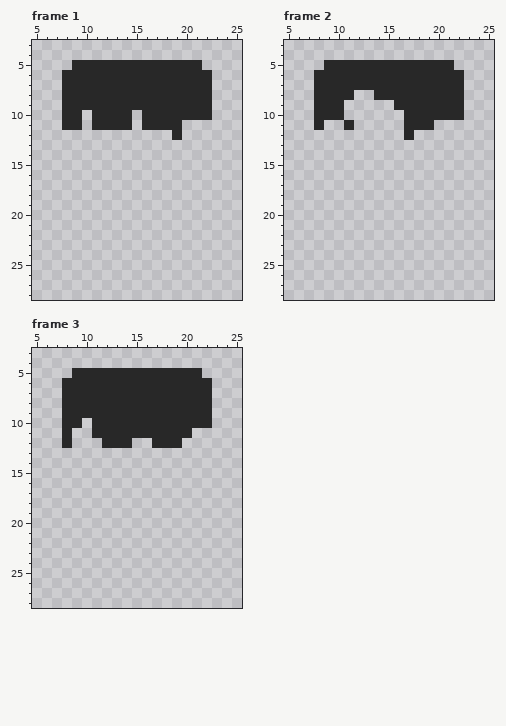
A pixel-art file gets an edit: 이미지 작업/npc.aseprite. Above is the file before it was changed.
32x32 pixels, 4 frames. Shown: frame 1: x 5..25, y 3..28; frame 2: x 5..25, y 3..28; frame 3: x 5..25, y 3..28. The commit also changed other frames, which this record leaves out.
The same view after the edit:
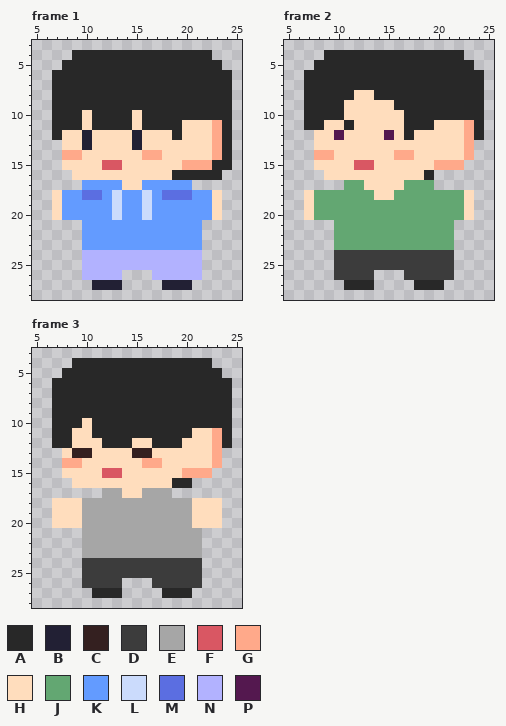
Palette (. is transparent): A #282828  B #222034  C #342020  D #3c3c3c  E #a6a6a6  F #d95763  G #ffa98a  H #ffddbd  J #63a772  K #639bff  L #cbdbfc  M #5b6ee1  N #b2b2ff  P #54184f
The exact change:
layer "뒷머리" now shown
layer "하의" now shown
layer "상의" now shown
layer "머리/얼굴" now shown
layer "머리/눈" now shown
Frame 1:
y 4: x 9..22 .............. -> AAAAAAAAAAAAAA
y 5: x 8 . -> A; x 22..23 .. -> AA
y 6..9: x 7 . -> A; x 23..24 .. -> AA
y 10: x 7 . -> A; x 10 . -> H; x 15 . -> H; x 23..24 .. -> AA
y 11: x 7 . -> A; x 10 . -> H; x 15 . -> H; x 20..24 ..... -> HHHGA
y 12: x 7..18 ............ -> AHHBHHHHBHHH; x 20..24 ..... -> HHHGA
y 13: x 8..24 ................. -> HHBHHHHBHHHHHHHGA
y 14: x 8..24 ................. -> GGHHHHHHGGHHHHHGA
y 15: x 8..24 ................. -> HHHHFFHHHHHHGGGAA
y 16: x 9..23 ............... -> HHHHHHHHHHAAAAA
y 17: x 10..20 ........... -> KKKKHHKKKKK
y 18: x 7..23 ................. -> HKKMMKLKKLKMMMKKH
y 19..20: x 7..23 ................. -> HKKKKKLKKLKKKKKKH
y 21..23: x 10..21 ............ -> KKKKKKKKKKKK
y 24..25: x 10..21 ............ -> NNNNNNNNNNNN
y 26: x 10..13 .... -> NNNN; x 17..21 ..... -> NNNNN
y 27: x 11..13 ... -> BBB; x 18..20 ... -> BBB
Frame 2:
y 4: x 9..22 .............. -> AAAAAAAAAAAAAA
y 5: x 8 . -> A; x 22..23 .. -> AA
y 6..7: x 7 . -> A; x 23..24 .. -> AA
y 8: x 7 . -> A; x 12..13 .. -> HH; x 23..24 .. -> AA
y 9: x 7 . -> A; x 11..15 ..... -> HHHHH; x 23..24 .. -> AA
y 10: x 7 . -> A; x 11..16 ...... -> HHHHHH; x 23..24 .. -> AA
y 11: x 7 . -> A; x 9..10 .. -> HH; x 12..16 ..... -> HHHHH; x 20..24 ..... -> HHHGA
y 12: x 8..16 ......... -> HHPHHHHPH; x 18..24 ....... -> HHHHHGA
y 13: x 8..23 ................ -> HHHHHHHHHHHHHHHG
y 14: x 8..23 ................ -> GGHHHHHHGGHHHHHG
y 15: x 8..22 ............... -> HHHHFFHHHHHHGGG
y 16: x 9..19 ........... -> HHHHHHHHHHA
y 17: x 11..19 ......... -> JJHHHHJJJ
y 18: x 7..23 ................. -> HJJJJJJHHJJJJJJJH
y 19..20: x 7..23 ................. -> HJJJJJJJJJJJJJJJH
y 21..23: x 10..21 ............ -> JJJJJJJJJJJJ
y 24..25: x 10..21 ............ -> DDDDDDDDDDDD
y 26: x 10..13 .... -> DDDD; x 17..21 ..... -> DDDDD
y 27: x 11..13 ... -> AAA; x 18..20 ... -> AAA
Frame 3:
y 4: x 9..22 .............. -> AAAAAAAAAAAAAA
y 5: x 8 . -> A; x 22..23 .. -> AA
y 6..9: x 7 . -> A; x 23..24 .. -> AA
y 10: x 7 . -> A; x 10 . -> H; x 23..24 .. -> AA
y 11: x 7 . -> A; x 9..10 .. -> HH; x 21..24 .... -> HHGA
y 12: x 7 . -> A; x 9..11 ... -> HHH; x 15..16 .. -> HH; x 20..24 ..... -> HHHGA
y 13: x 8..23 ................ -> HCCHHHHCCHHHHHHG
y 14: x 8..23 ................ -> GGHHHHHHGGHHHHHG
y 15: x 8..22 ............... -> HHHHFFHHHHHHGGG
y 16: x 9..20 ............ -> HHHHHHHHHHAA
y 17: x 12..18 ....... -> EEHHEEE
y 18..20: x 7..23 ................. -> HHHEEEEEEEEEEEHHH
y 21..23: x 10..21 ............ -> EEEEEEEEEEEE
y 24..25: x 10..21 ............ -> DDDDDDDDDDDD
y 26: x 10..13 .... -> DDDD; x 17..21 ..... -> DDDDD
y 27: x 11..13 ... -> AAA; x 18..20 ... -> AAA
